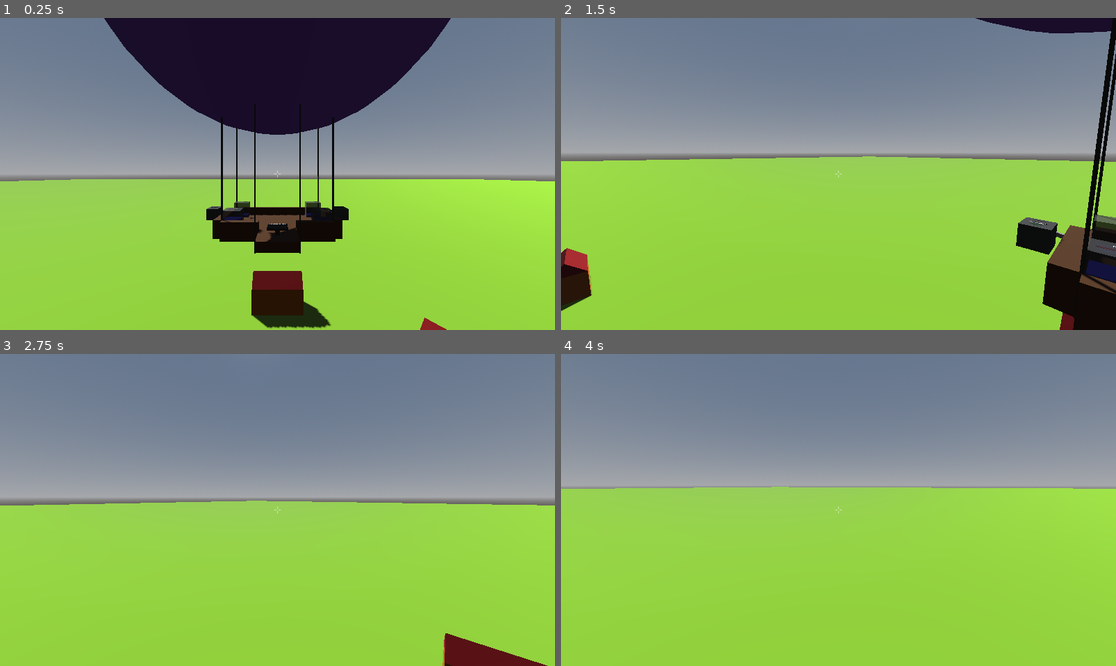
Above: before the commit, frames 1-4 (two rows, left to right).
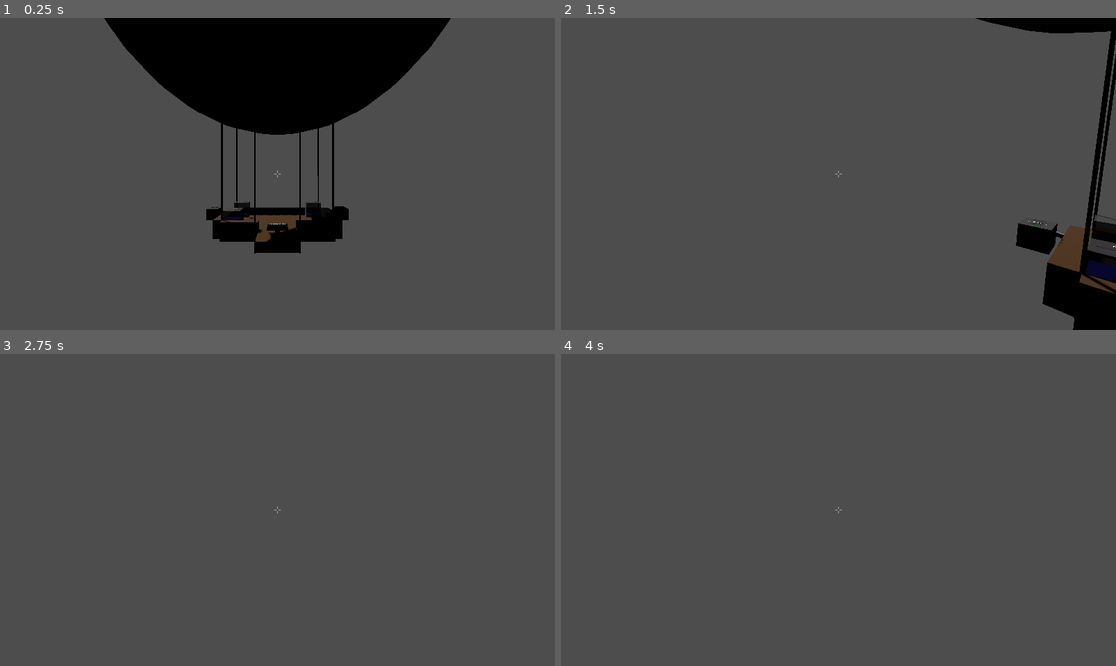
Above: after the commit, the same moments.

Repository: jmdejong/airships
Game: Godot game, scene res://scenes/world.tscn
Two runs of this game, one before a commit and one after it. Both use one fixed random seed, a clock stepped at 60 frames per second and the inputs below.
Inputs (mouse positions are in pixels of both pictures, inside the frame that each line leads up to):
- Up to frame 1 (0.25 s): no input
- Up to frame 2 (1.5 s): move the mouse to (960, 158) at 0.52 s; hold D (right) 0.53-1.28 s; click (960, 158) at 0.6 s; move the mouse to (810, 174) at 1.27 s; hold W (forwards) from 1.28 s (still down); tap Shift (sprint) at 1.35 s
- Up to frame 3 (2.75 s): keep holding W (forwards); move the mouse to (288, 503) at 2.02 s; tap G (toggle_gravity) at 2.1 s
- Up to frame 4 (4 s): keep holding W (forwards); move the mouse to (832, 516) at 2.77 s; click (832, 516) at 2.85 s; move the mouse to (877, 513) at 3.52 s; hold Shift (sprint) from 3.53 s (still down)

The runs differ from the first frame. In frame 1, 97% of the frame differs, in the area x 0-100%, y 0-100%; in frame 2, 95%; in frame 3, 100%; in frame 4, 100%.

Commit message:
more environment stuff; stronger engines

Diff:
--- a/code/components/engine.gd
+++ b/code/components/engine.gd
@@ -5,11 +5,11 @@
 var power: float:
 	set(value):
 		power = value
-		$StatusPanel.text = "%2.0f N" % power
+		$StatusPanel.text = "%2.2f kN" % (power / 1000.0)
 		$Rotor.rps = power / 500 + 0.02
 		changed.emit()
-var step: float = 200
-var max_power: float = 2000
+var step: float = 250
+var max_power: float = 5000
 
 func _ready() -> void:
 	power = 1000
--- a/scenes/world.tscn
+++ b/scenes/world.tscn
@@ -1,17 +1,8 @@
-[gd_scene load_steps=10 format=3 uid="uid://cfu5yqefxgq4y"]
+[gd_scene load_steps=7 format=3 uid="uid://cfu5yqefxgq4y"]
 
-[ext_resource type="PackedScene" uid="uid://ckvhddih8pih4" path="res://scenes/house.tscn" id="1_nnsk1"]
+[ext_resource type="PackedScene" uid="uid://dwxvd73ri3t0s" path="res://scenes/land.tscn" id="1_4wyf3"]
 [ext_resource type="PackedScene" uid="uid://xt6mcv6w5ri5" path="res://scenes/player.tscn" id="2_rwgxs"]
 [ext_resource type="PackedScene" uid="uid://bacp7ifjnlyi6" path="res://scenes/airship.tscn" id="3_4wyf3"]
-
-[sub_resource type="BoxShape3D" id="BoxShape3D_e5uuo"]
-size = Vector3(2048, 256, 2048)
-
-[sub_resource type="PlaneMesh" id="PlaneMesh_nnsk1"]
-size = Vector2(2048, 2048)
-
-[sub_resource type="StandardMaterial3D" id="StandardMaterial3D_rwgxs"]
-albedo_color = Color(0.522875, 0.75, 0.1575, 1)
 
 [sub_resource type="ProceduralSkyMaterial" id="ProceduralSkyMaterial_rwgxs"]
 
@@ -27,50 +18,7 @@
 
 [node name="World" type="Node3D"]
 
-[node name="Ground" type="StaticBody3D" parent="."]
-
-[node name="CollisionShape3D" type="CollisionShape3D" parent="Ground"]
-transform = Transform3D(1, 0, 0, 0, 1, 0, 0, 0, 1, 0, -128, 0)
-shape = SubResource("BoxShape3D_e5uuo")
-
-[node name="MeshInstance3D" type="MeshInstance3D" parent="Ground"]
-mesh = SubResource("PlaneMesh_nnsk1")
-surface_material_override/0 = SubResource("StandardMaterial3D_rwgxs")
-
-[node name="Village" type="Node3D" parent="."]
-
-[node name="House3" parent="Village" instance=ExtResource("1_nnsk1")]
-transform = Transform3D(-0.965926, 0, -0.258819, 0, 1, 0, 0.258819, 0, -0.965926, 28, 0, 65)
-
-[node name="House" parent="Village" instance=ExtResource("1_nnsk1")]
-transform = Transform3D(1, 0, 0, 0, 1, 0, 0, 0, 1, -30, 0, 0)
-
-[node name="House5" parent="Village" instance=ExtResource("1_nnsk1")]
-transform = Transform3D(1, 0, 0, 0, 1, 0, 0, 0, 1, -14, 0, -156)
-
-[node name="House6" parent="Village" instance=ExtResource("1_nnsk1")]
-transform = Transform3D(1, 0, 0, 0, 1, 0, 0, 0, 1, 11, 0, -158)
-
-[node name="House7" parent="Village" instance=ExtResource("1_nnsk1")]
-transform = Transform3D(2.98023e-08, 0, -1, 0, 1, 0, 1, 0, 2.98023e-08, -3, 0, -181)
-
-[node name="House2" parent="Village" instance=ExtResource("1_nnsk1")]
-transform = Transform3D(0.5, 0, -0.866025, 0, 1, 0, 0.866025, 0, 0.5, -12, 0, -23)
-
-[node name="House4" parent="Village" instance=ExtResource("1_nnsk1")]
-transform = Transform3D(1, 0, 0, 0, 1, 0, 0, 0, 1, 16, 0, 0)
-
-[node name="House8" parent="Village" instance=ExtResource("1_nnsk1")]
-transform = Transform3D(1, 0, 0, 0, 1, 0, 0, 0, 1, 204, 0, 0)
-
-[node name="House9" parent="Village" instance=ExtResource("1_nnsk1")]
-transform = Transform3D(1, 0, 0, 0, 1, 0, 0, 0, 1, 169, 0, 0)
-
-[node name="House10" parent="Village" instance=ExtResource("1_nnsk1")]
-transform = Transform3D(-0.258819, 0, 0.965926, 0, 1, 0, -0.965926, 0, -0.258819, 190, 0, 27)
-
-[node name="House11" parent="Village" instance=ExtResource("1_nnsk1")]
-transform = Transform3D(-0.258819, 0, 0.965926, 0, 1, 0, -0.965926, 0, -0.258819, 190, 0, -18)
+[node name="Land" parent="." instance=ExtResource("1_4wyf3")]
 
 [node name="WorldEnvironment" type="WorldEnvironment" parent="."]
 environment = SubResource("Environment_k0juu")
